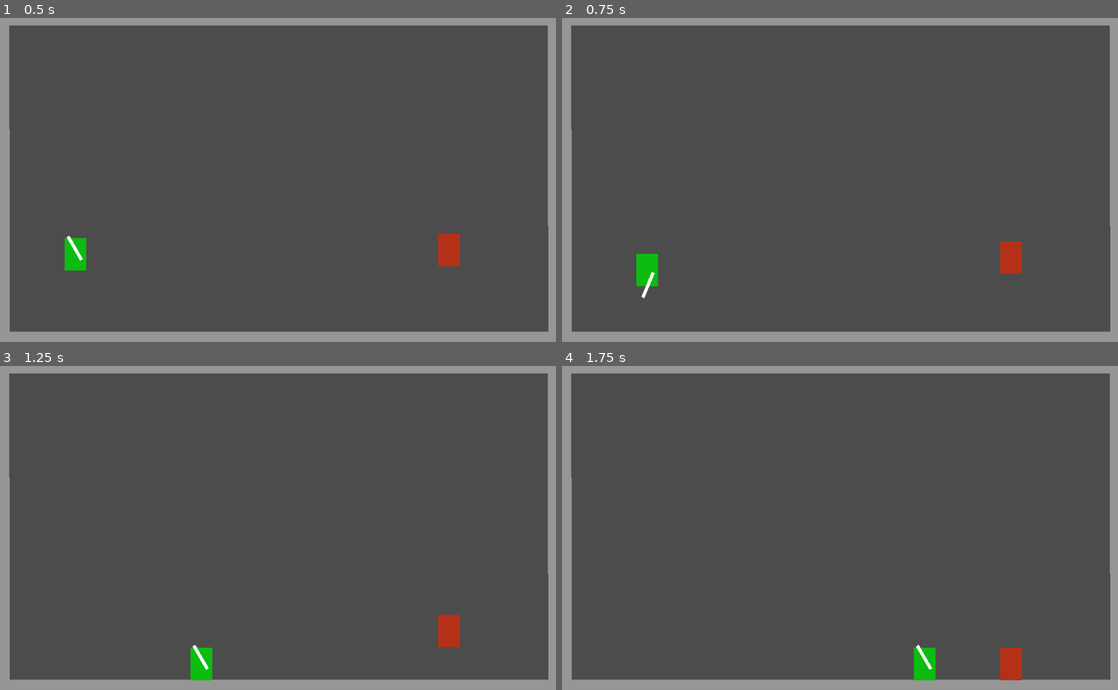
Above: before the commit, frames 1-4 (two rows, left to right).
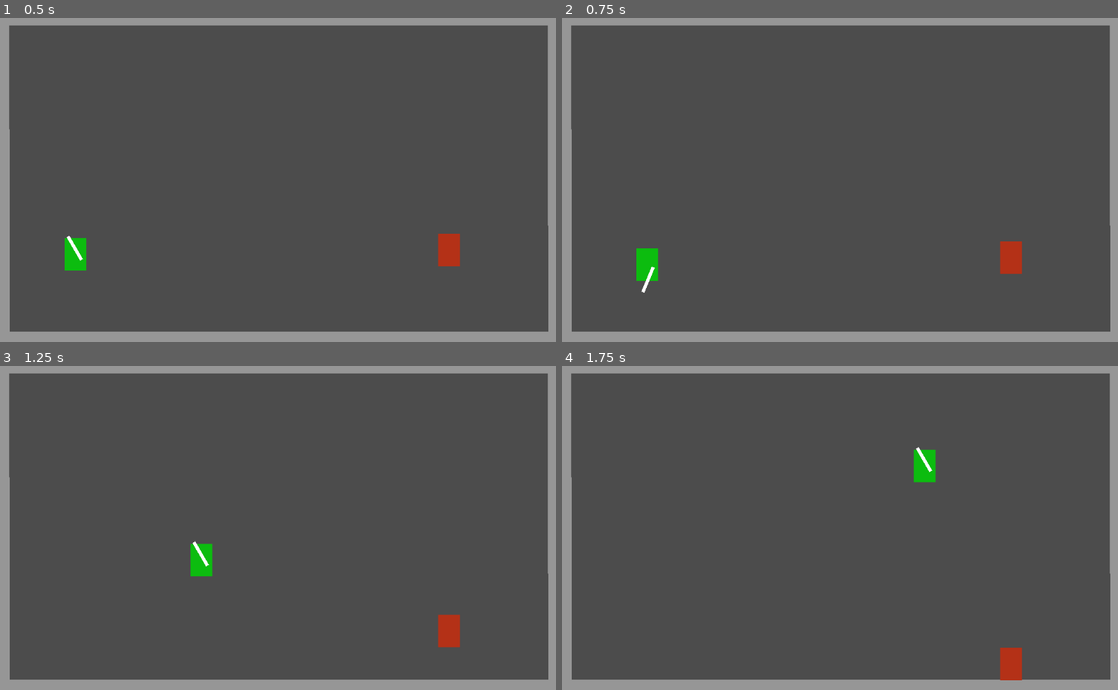
Above: after the commit, the same moments.

Repository: deengames/abu-hamid-x
Game: Godot game, scene res://prototype/Main.tscn
Two runs of this game, one before a commit and one after it. Both use one fixed random seed, a clock stepped at 60 frames per second and the inputs below.
Inputs (mouse positions are in pixels of both pictures, inside the frame that each line leads up to):
- Up to frame 1 (0.5 s): no input
- Up to frame 2 (0.75 s): move the mouse to (962, 163) at 0.52 s; hold D (move_right) from 0.53 s (still down); tap Space (jump, bound only after the commit) at 0.6 s; click (962, 163) at 0.67 s
- Up to frame 3 (1.25 s): keep holding D (move_right); tap Space (jump, bound only after the commit) at 0.77, 1.07 s
- Up to frame 4 (1.75 s): move the mouse to (728, 544) at 1.27 s; release D (move_right) at 1.28 s; hold S (move_down) from 1.28 s (still down); click (728, 544) at 1.35 s; tap Space (jump, bound only after the commit) at 1.52, 1.55 s

Frame 1 is identical in both runs. In frame 2, 0.2% of the frame differs, in the area x 13-18%, y 71-87%; in frame 3, 0.8%; in frame 4, 0.8%, in the area x 63-68%, y 25-98%.

Commit message:
Added jump

Diff:
--- a/project.godot
+++ b/project.godot
@@ -34,6 +34,8 @@
  ]
 attack_right=[ Object(InputEventMouseButton,"resource_local_to_scene":false,"resource_name":"","device":0,"alt":false," …(215 unchanged characters)…
  ]
+jump=[ Object(InputEventKey,"resource_local_to_scene":false,"resource_name":"","device":0,"alt":false,"shift":false,"control":false,"meta":false,"command":false,"pressed":false,"scancode":32,"unicode":0,"echo":false,"script":null)
+ ]
 
 [rendering]
 
--- a/prototype/Main.tscn
+++ b/prototype/Main.tscn
@@ -4,7 +4,7 @@
 [ext_resource path="res://prototype/Player.tscn" type="PackedScene" id=2]
 [ext_resource path="res://prototype/Enemy.tscn" type="PackedScene" id=3]
 
-[node name="Main" type="Node2D"]
+[node name="Main" type="Node2D" index="0"]
 
 editor/display_folded = true
 
--- a/prototype/Player.gd
+++ b/prototype/Player.gd
@@ -46,6 +46,9 @@
 	velocity += state.get_total_gravity() * state.step
 	state.set_linear_velocity(velocity)
 
+	if Input.is_action_just_released('jump'):
+		apply_impulse(Vector2(0, 0), Vector2(0, -200))
+
 
 func _input(ev):
 	if ev is InputEventMouseMotion:
--- a/prototype/Player.tscn
+++ b/prototype/Player.tscn
@@ -46,7 +46,7 @@
 "values": [ -128.0, -340.0 ]
 }
 
-[node name="Player" type="RigidBody2D" index="0"]
+[node name="Player" type="RigidBody2D"]
 
 input_pickable = false
 collision_layer = 1
